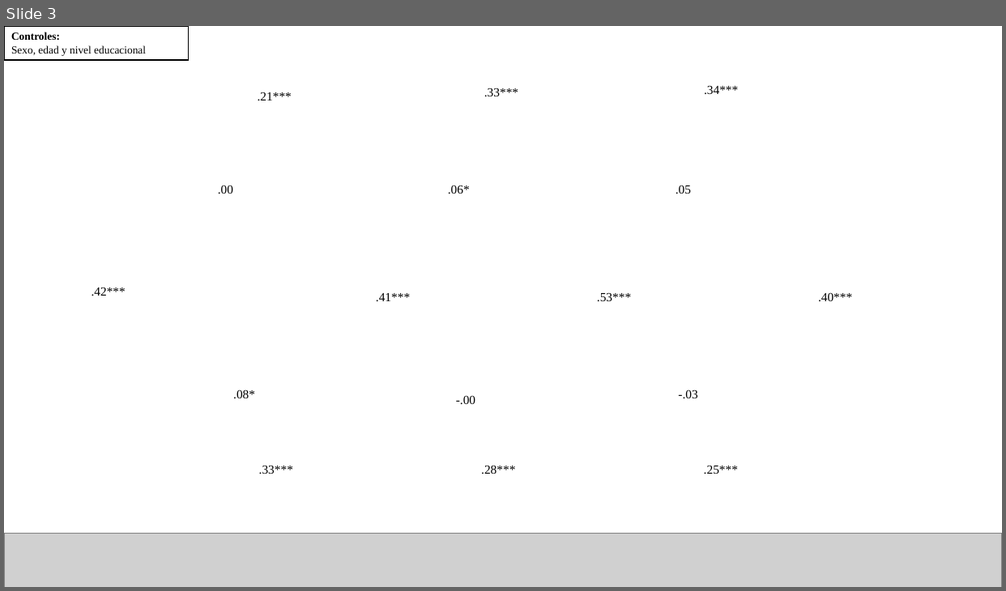
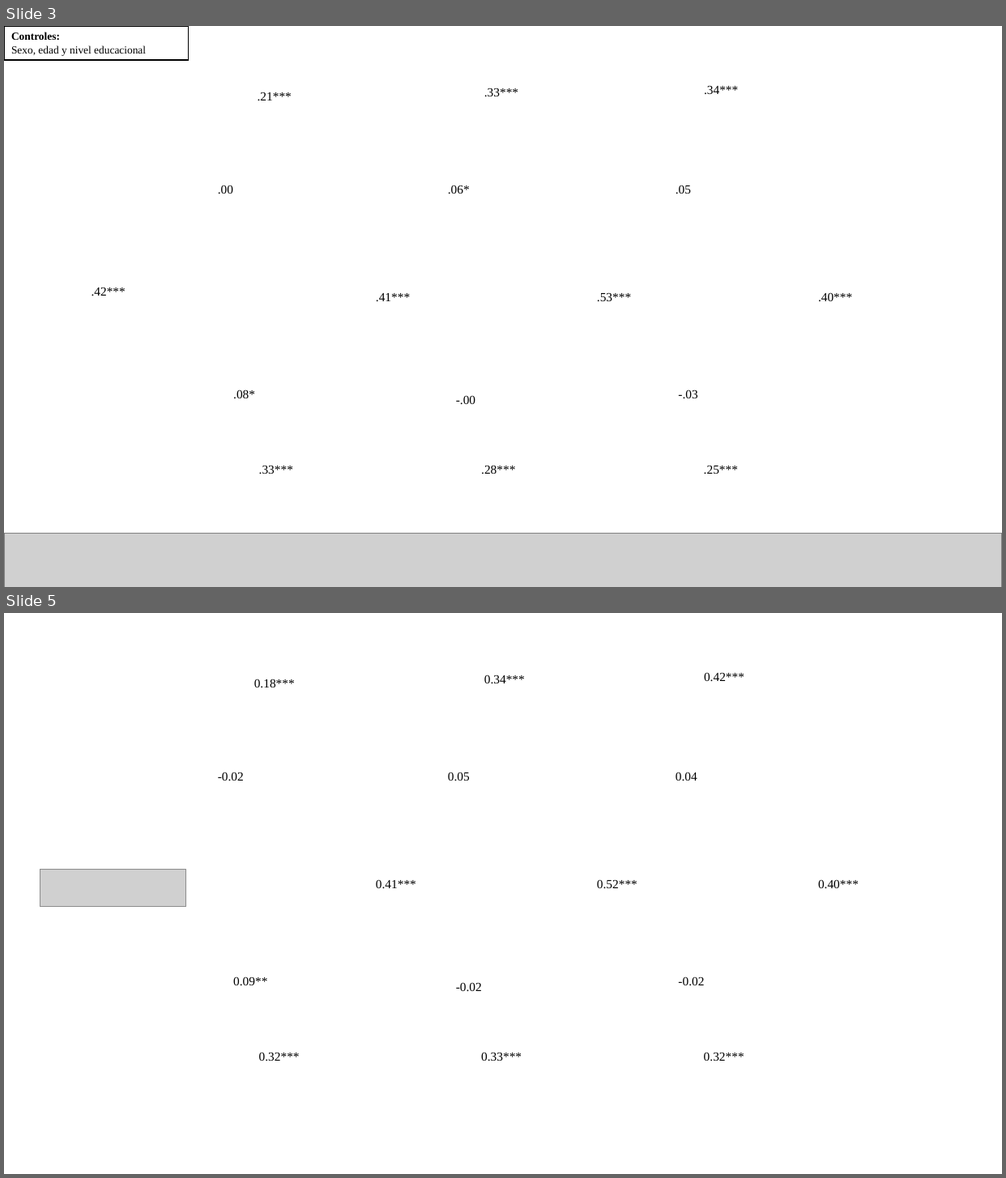
Before and after one commit to jciturras/dinamic-legit, a slide deck: output/images/sem_cross.pptx. Shown one above the other, each under a label of ours: slide 3 before the commit, slides 3 and 5 after it; the slides between them are not shown. The pictures are 1006x591 and 1006x1178 pixels, drawn with LibreOffice and Linux fonts; fonts in the diff are those of the drawing; grey boxes stand for pictures; background and template pictures are left out. Boxes give left, top, right and bottom in pixels: in the first picture for what was removed or moved away, otherwise in the second. Text is boxed around its words. In the diff, an @@ line names an element or a change of style, - is before the commit and + after.

```diff
--- a/output/images/sem_cross.pptx
+++ b/output/images/sem_cross.pptx
@@ slide 5 added at box(4, 613, 1002, 1174), background picture (left out) @@
@@ picture added at box(40, 869, 187, 906) @@
@@ group added at box(218, 672, 859, 1061): 15 texts @@
+0.18***
+0.34***
+0.42***
+-0.02
+0.09**
+0.41***
+0.05
+-0.02
+0.04
+0.52***
+-0.02
+0.40***
+0.32***
+0.33***
+0.32***
```
Also in this commit, not shown: 1 slide changed, 3 other files.
